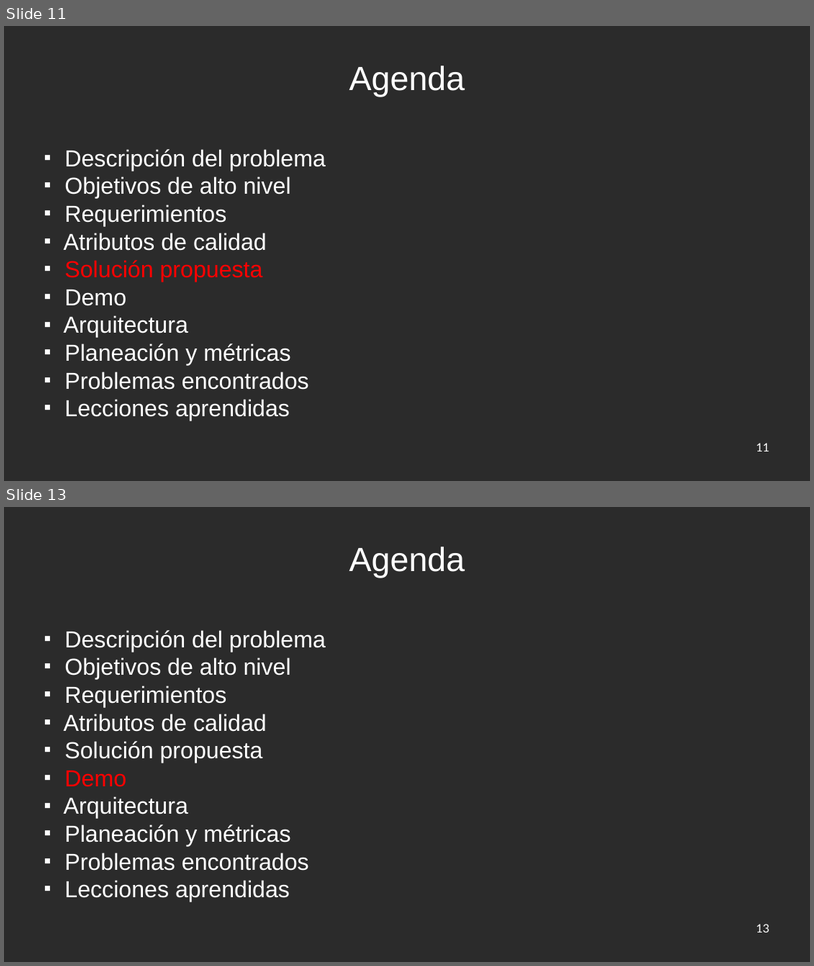
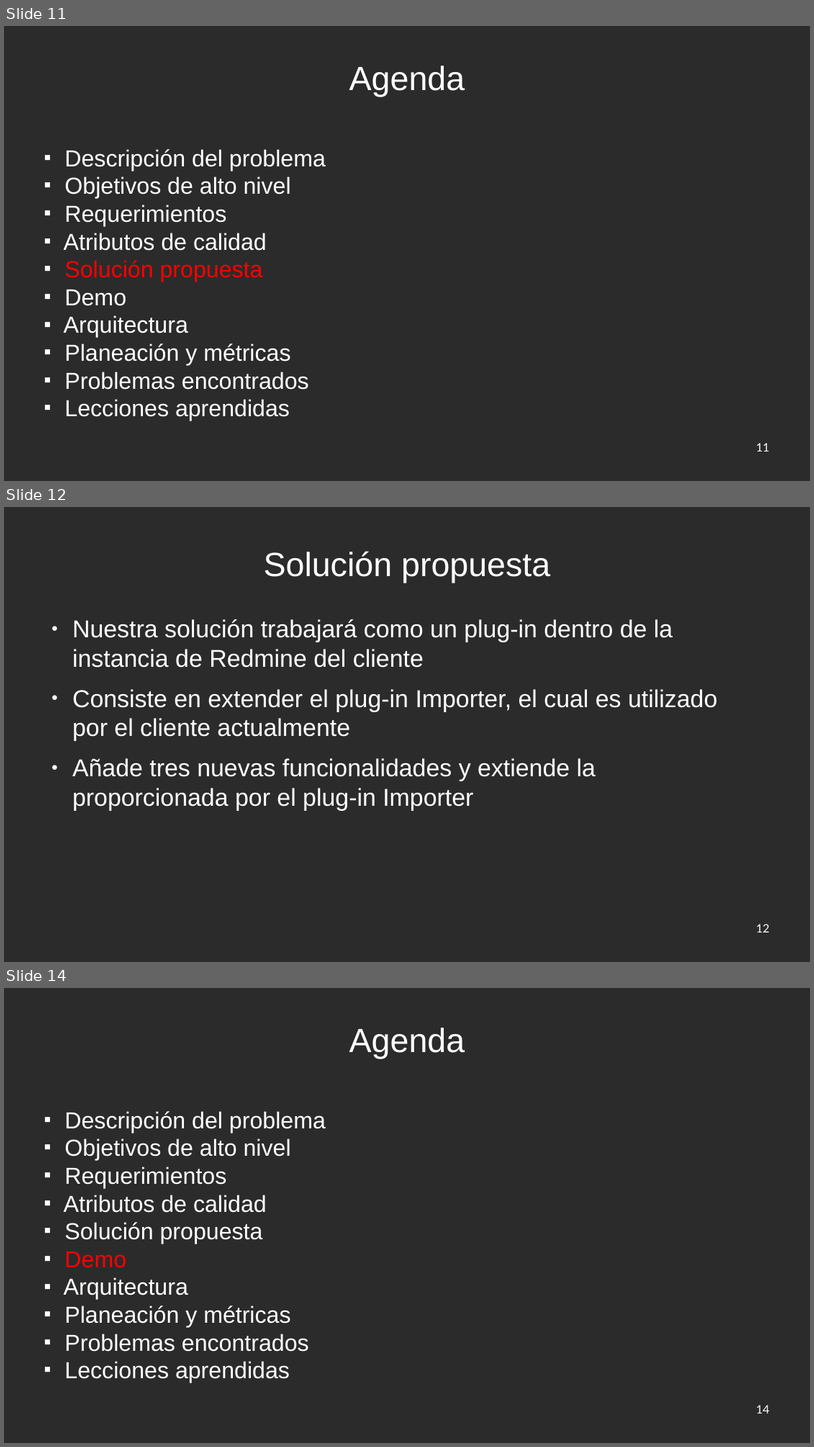
Before and after one commit to jw92/PPR, a slide deck: final.odp. Shown one above the other, each under a label of ours: slides 11 and 13 before the commit, slides 11, 12 and 14 after it; the slides between them are not shown. The pictures are 814x966 and 814x1447 pixels, drawn with LibreOffice and Linux fonts; fonts in the diff are those of the drawing; background and template pictures are left out; a plain dark background stands for a picture behind light text. Boxes give left, top, right and bottom in pixels: in the first picture for what was removed or moved away, otherwise in the second. Text is boxed around its words. In the diff, an @@ line names an element or a change of style, - is before the commit and + after.

```diff
--- a/final.odp
+++ b/final.odp
@@ slide 12 added at [4,507,810,962], background picture (left out) @@
@@ title added at [264,551,550,583], 40.6 pt, text #FFFFFF @@
+Solución propuesta
@@ text added at [72,619,718,811], 29.5 pt, text #FFFFFF @@
+● Nuestra solución trabajará como un plug-in dentro de la instancia de Redmine del cliente
+● Consiste en extender el plug-in Importer, el cual es utilizado por el cliente actualmente
+● Añade tres nuevas funcionalidades y extiende la proporcionada por el plug-in Importer
@@ page number added at [756,924,770,933], 14 pt, text #FFFFFF @@
+12
@@ what was slide 13 is now slide 14 @@
@@ page number at [756,1405,770,1414]: text changed @@
-13
+14
```
Also in this commit, not shown: 4 slides changed, 5 other slides added, 3 slides removed, 3 other files.
